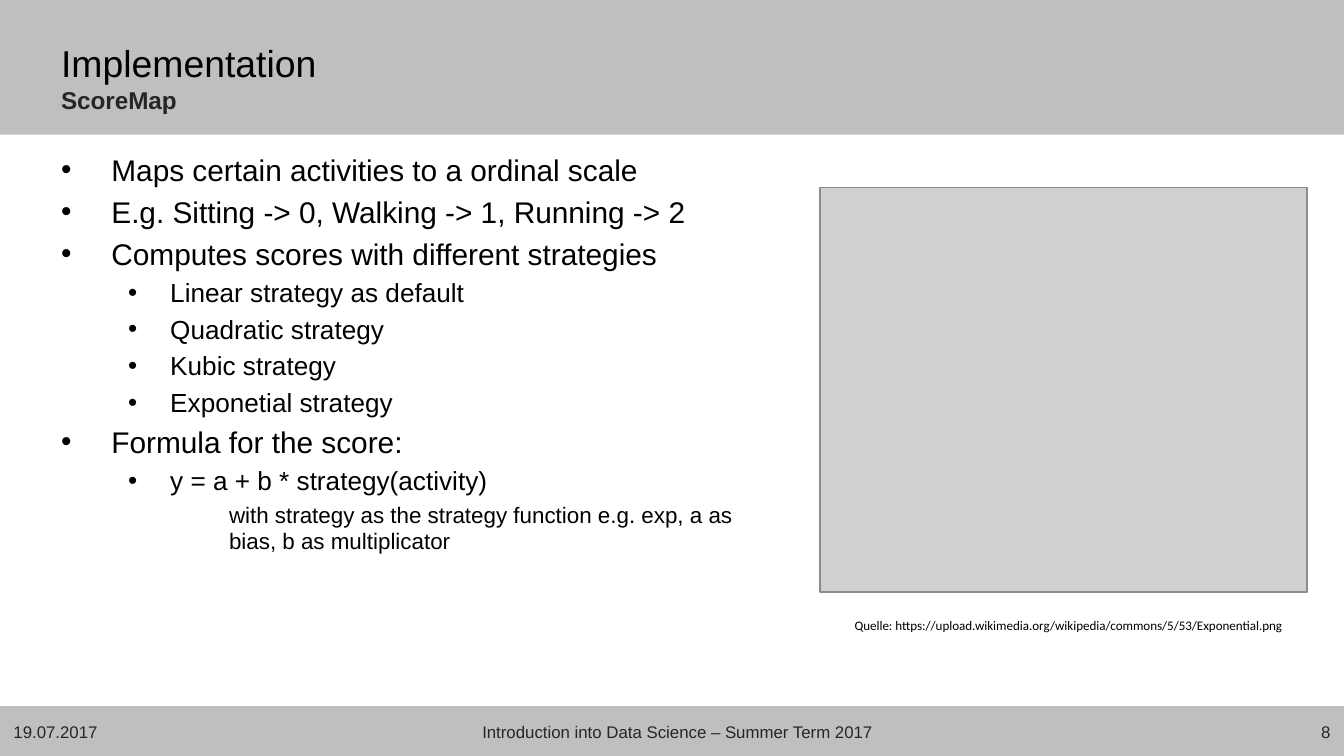
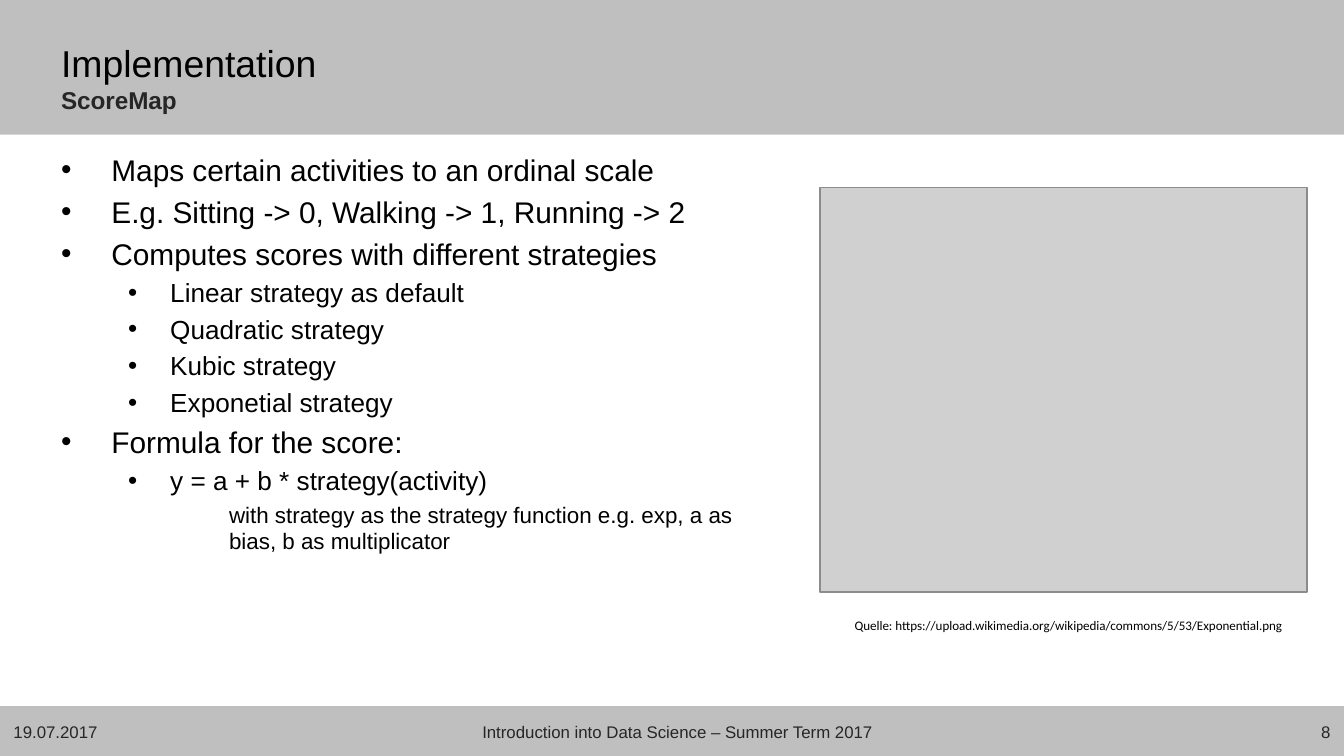
Before and after one commit to mircopp/ActivityRecognition, a slide deck: slide 8 of presentation/presentation.pptx. Drawn at 1344x756 pixels with LibreOffice and Linux fonts; fonts in the diff are those of the drawing; grey boxes stand for pictures; background and template pictures are left out. Boxes give left, top, right and bottom in pixels: in the first picture for what was removed or moved away, otherwise in the second. Text is boxed around its words. In the diff, an @@ line names an element or a change of style, - is before the commit and + after.

```diff
--- a/presentation/presentation.pptx
+++ b/presentation/presentation.pptx
@@ text at [111, 159, 655, 187]: text changed @@
-• Maps certain activities to a ordinal scale
+• Maps certain activities to an ordinal scale
```
Also in this commit, not shown: 2 other slides changed, 3 other files.
